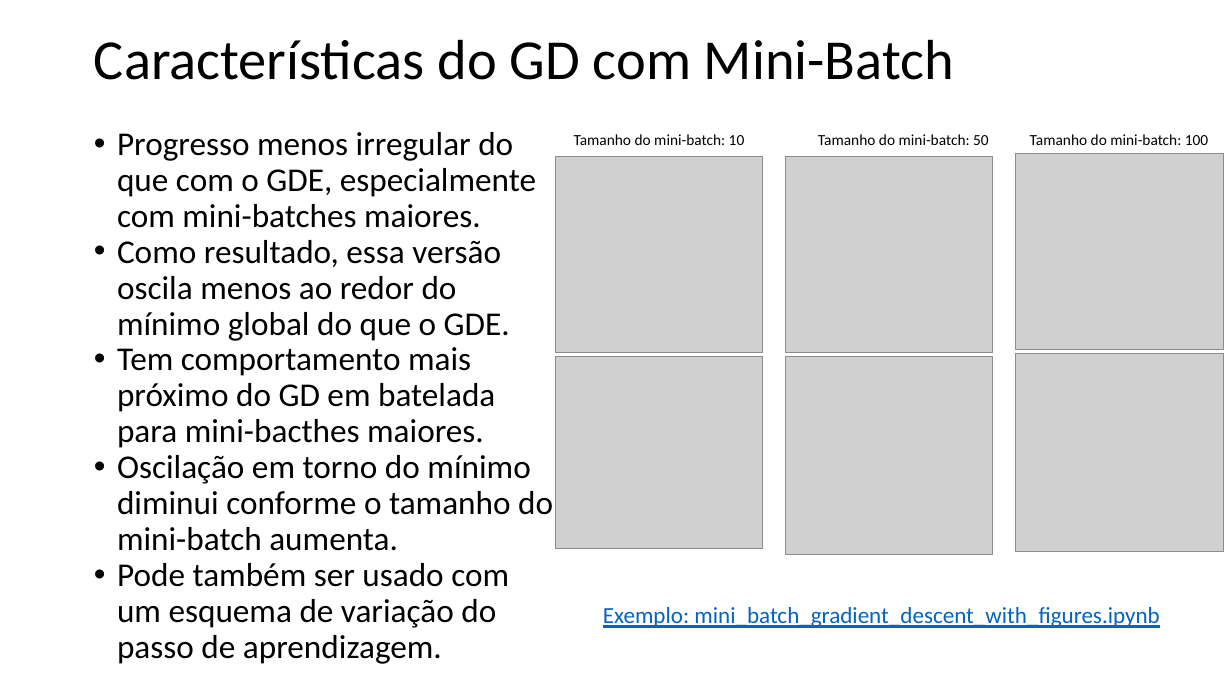
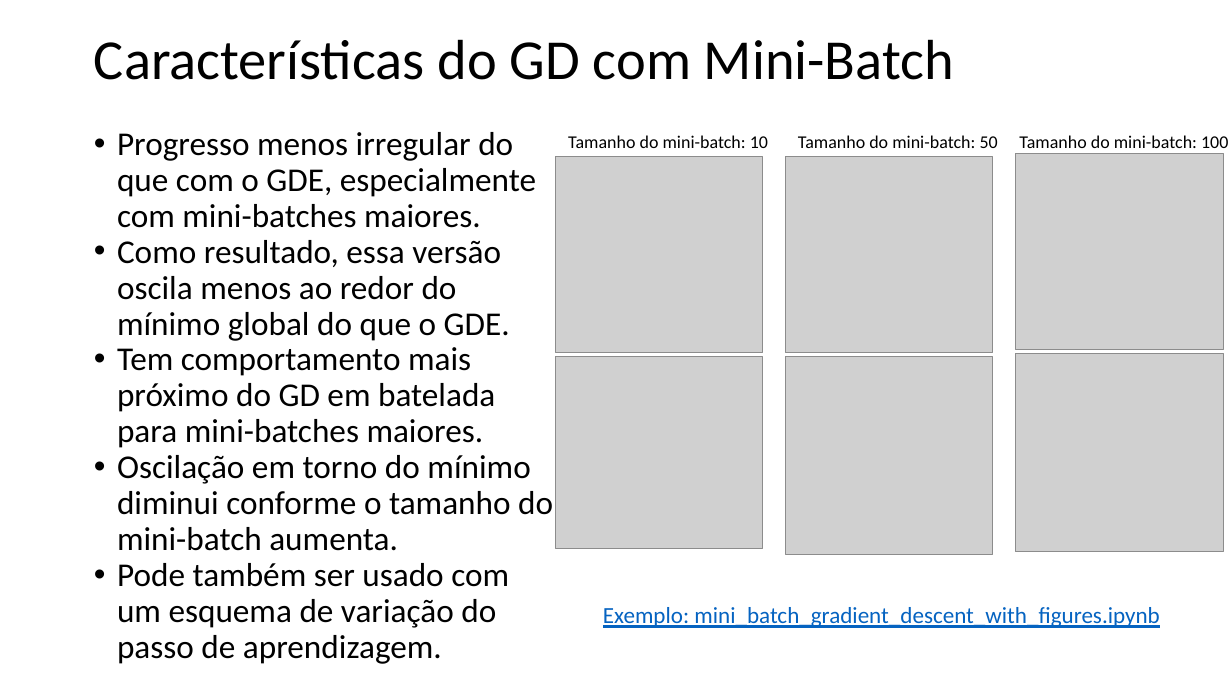
Before and after one commit to zz4fap/t319_aprendizado_de_maquina, a slide deck: slide 15 of slides/T319_Regressão_Linear (Parte II).pptx. Drawn at 1232x693 pixels with LibreOffice and Linux fonts; fonts in the diff are those of the drawing; grey boxes stand for pictures. Boxes give left, top, right and bottom in pixels: in the first picture for what was removed or moved away, otherwise in the second. Text is boxed around its words. In the diff, an @@ line names an element or a change of style, - is before the commit and + after.

```diff
--- a/slides/T319_Regressão_Linear (Parte II).pptx
+++ b/slides/T319_Regressão_Linear (Parte II).pptx
@@ text "Tamanho do mini-batch: 50": place and size @@
-text "Tamanho do mini-batch: 50" at (818, 134, 989, 145)
+text "Tamanho do mini-batch: 50" at (798, 135, 998, 148)
@@ size 12 to 14 pt in 3 elements at (798, 135, 998, 148), (568, 135, 768, 148), (1019, 135, 1228, 148) @@
@@ text "Tamanho do mini-batch: 100": place and size @@
-text "Tamanho do mini-batch: 100" at (1030, 134, 1208, 145)
+text "Tamanho do mini-batch: 100" at (1019, 135, 1228, 148)
@@ text at (117, 347, 495, 448): text changed @@
-• Tem comportamento mais próximo do GD em batelada para mini-bacthes maiores.
+• Tem comportamento mais próximo do GD em batelada para mini-batches maiores.
```
Also in this commit, not shown: 1 other slide changed, 1 other file.
